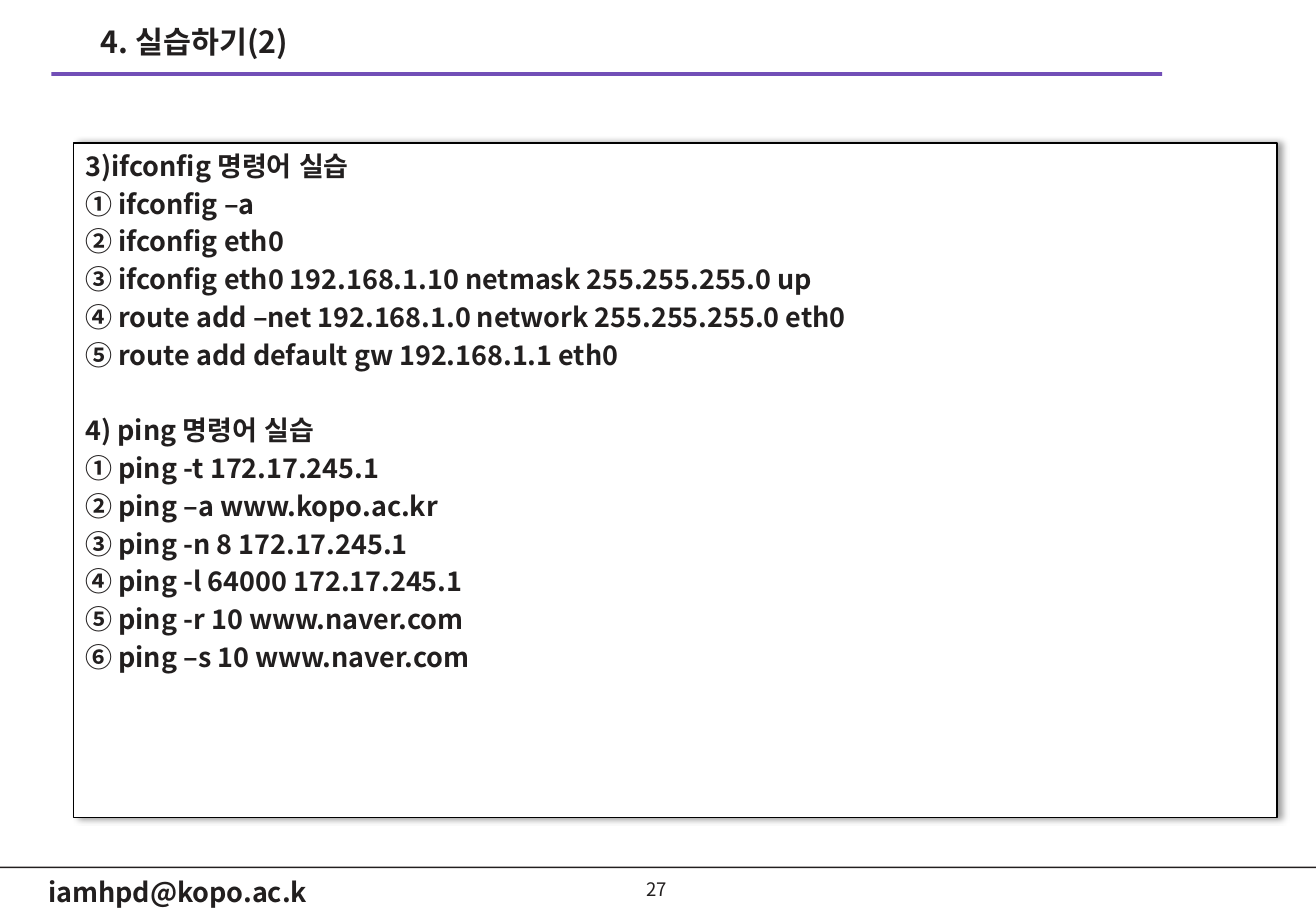
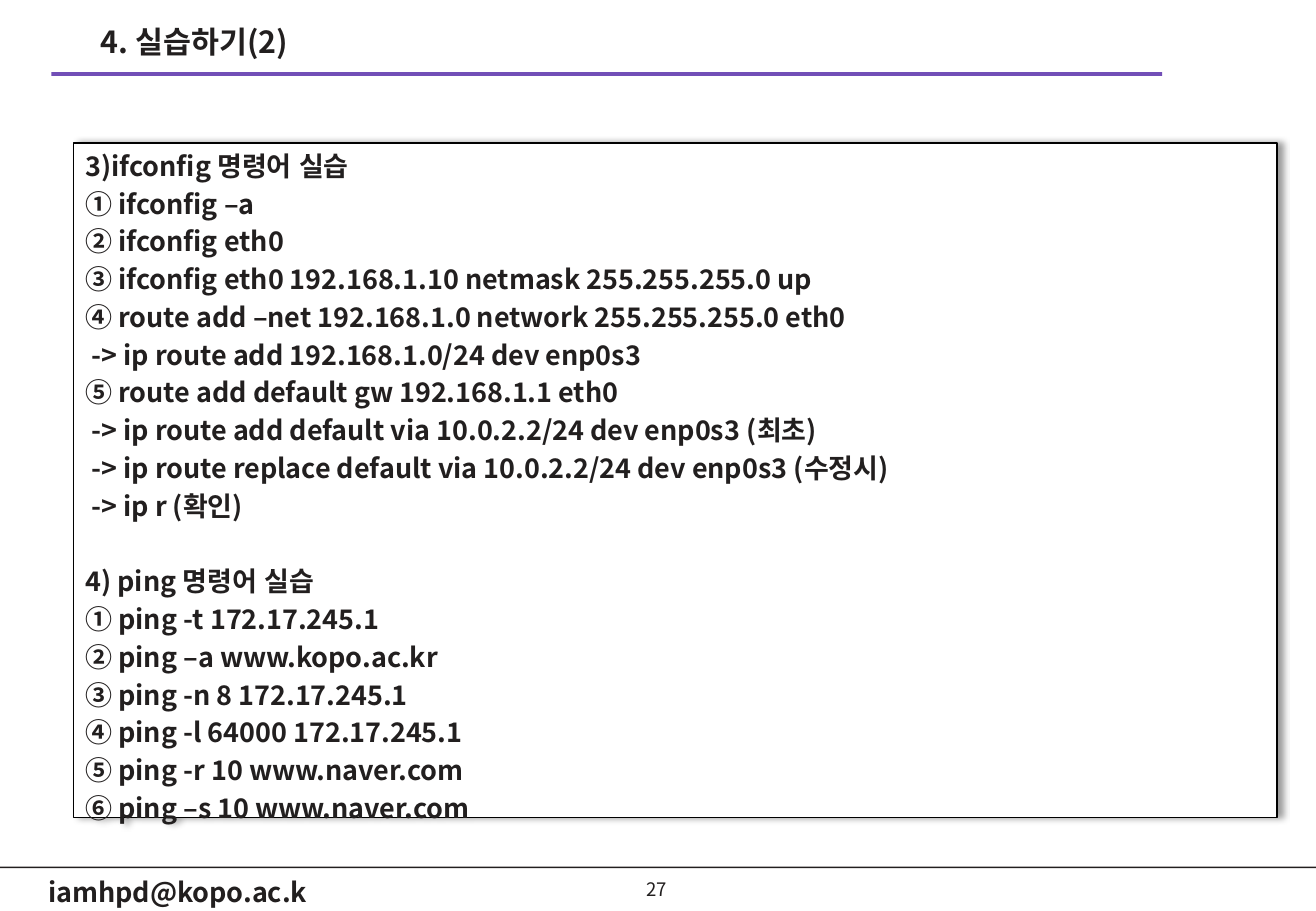
Before and after one commit to noheul1030/KOPO-Linux, a slide deck: slide 28 of 리눅스(v2023)/리눅스_7강_v2023.pptx. Drawn at 1316x911 pixels with LibreOffice and Linux fonts; fonts in the diff are those of the drawing; background and template pictures are left out. Boxes give left, top, right and bottom in pixels: in the first picture for what was removed or moved away, otherwise in the second. Text is boxed around its words. In the diff, an @@ line names an element or a change of style, - is before the commit and + after.

```diff
--- a/리눅스(v2023)/리눅스_7강_v2023.pptx
+++ b/리눅스(v2023)/리눅스_7강_v2023.pptx
@@ text in rectangle at (124,343,641,371): paragraph added @@
+-> ip route add 192.168.1.0/24 dev enp0s3
@@ text in rectangle at (124,417,888,522): paragraphs added @@
+-> ip route add default via 10.0.2.2/24 dev enp0s3 (최초)
+-> ip route replace default via 10.0.2.2/24 dev enp0s3 (수정시)
+-> ip r (확인)
```
Also in this commit, not shown: 1 other slide changed, 2 other files.
